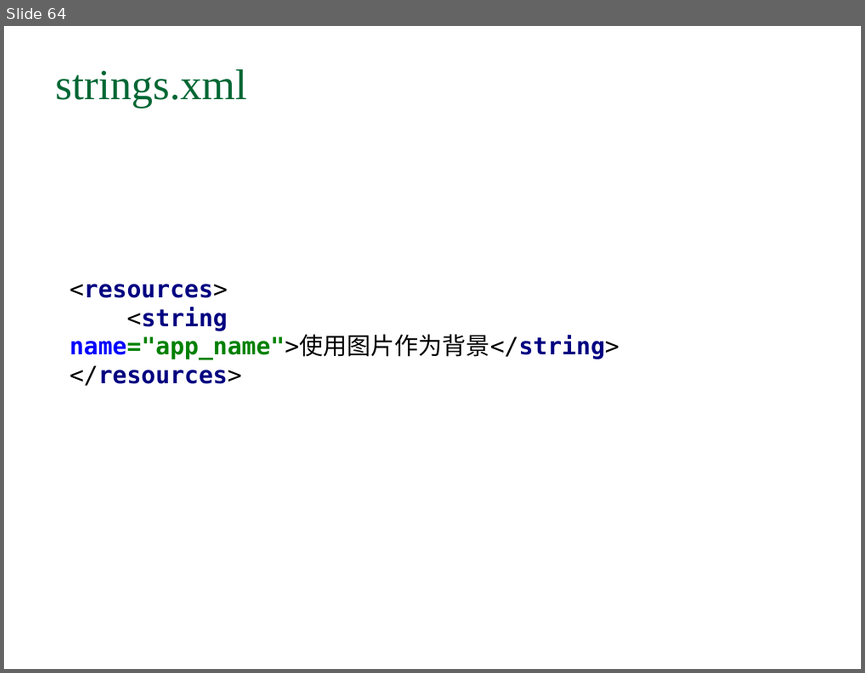
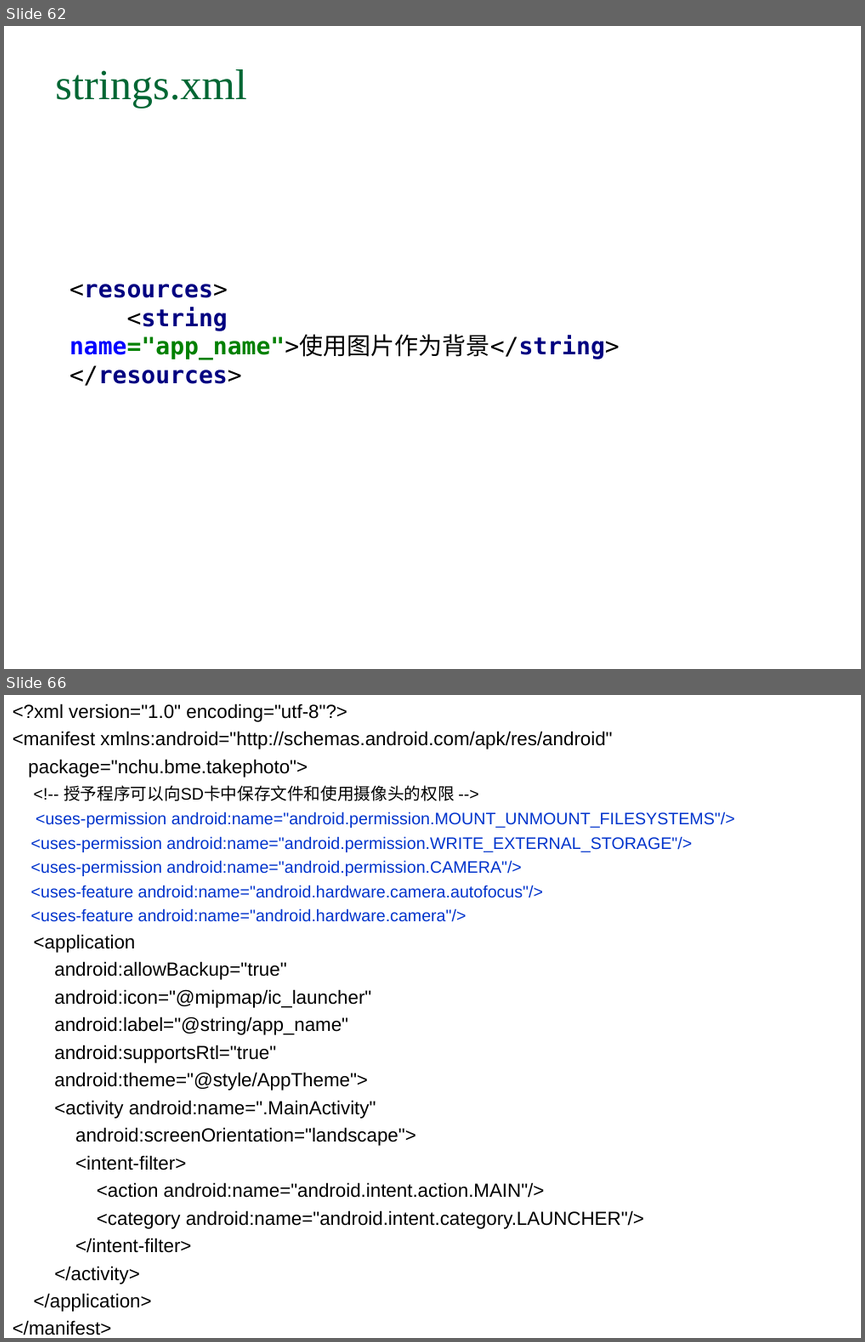
Before and after one commit to arnold117/AndroidProgramming, a slide deck: slides/第二讲 Android入门和简单程序设计.ppt. Shown one above the other, each under a label of ours: slide 64 before the commit, slides 62 and 66 after it; the slides between them are not shown. The pictures are 865x673 and 865x1342 pixels, drawn with LibreOffice and Linux fonts; fonts in the diff are those of the drawing. Boxes give left, top, right and bottom in pixels: in the first picture for what was removed or moved away, otherwise in the second. Text is boxed around its words. In the diff, an @@ line names an element or a change of style, - is before the commit and + after.

```diff
--- a/slides/第二讲 Android入门和简单程序设计.ppt
+++ b/slides/第二讲 Android入门和简单程序设计.ppt
@@ slide 66 added at [4, 695, 861, 1338], background #FFFFFF @@
@@ text added at [12, 703, 735, 1335], 16 pt, text #000000 @@
+<?xml version="1.0" encoding="utf-8"?>
+<manifest xmlns:android="http://schemas.android.com/apk/res/android"
+package="nchu.bme.takephoto">
+<!-- 授予程序可以向SD卡中保存文件和使用摄像头的权限 -->
+<uses-permission android:name="android.permission.MOUNT_UNMOUNT_FILESYSTEMS"/>
+<uses-permission android:name="android.permission.WRITE_EXTERNAL_STORAGE"/>
+<uses-permission android:name="android.permission.CAMERA"/>
+<uses-feature android:name="android.hardware.camera.autofocus"/>
+<uses-feature android:name="android.hardware.camera"/>
+<application
+android:allowBackup="true"
+android:icon="@mipmap/ic_launcher"
+android:label="@string/app_name"
+android:supportsRtl="true"
+android:theme="@style/AppTheme">
+<activity android:name=".MainActivity"
+android:screenOrientation="landscape">
+<intent-filter>
+<action android:name="android.intent.action.MAIN"/>
+<category android:name="android.intent.category.LAUNCHER"/>
+</intent-filter>
+</activity>
+</application>
+</manifest>
@@ what was slide 64 is now slide 62 @@
```
Also in this commit, not shown: 13 slides changed, 9 other slides added, 8 slides removed, 1 other file.
